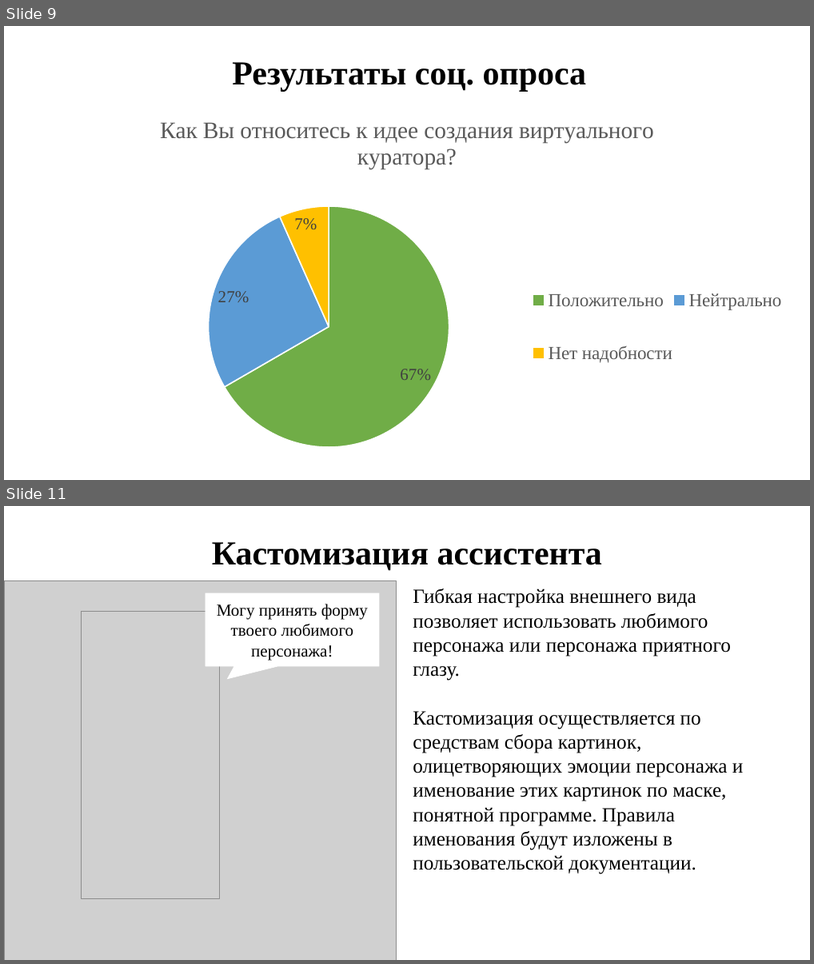
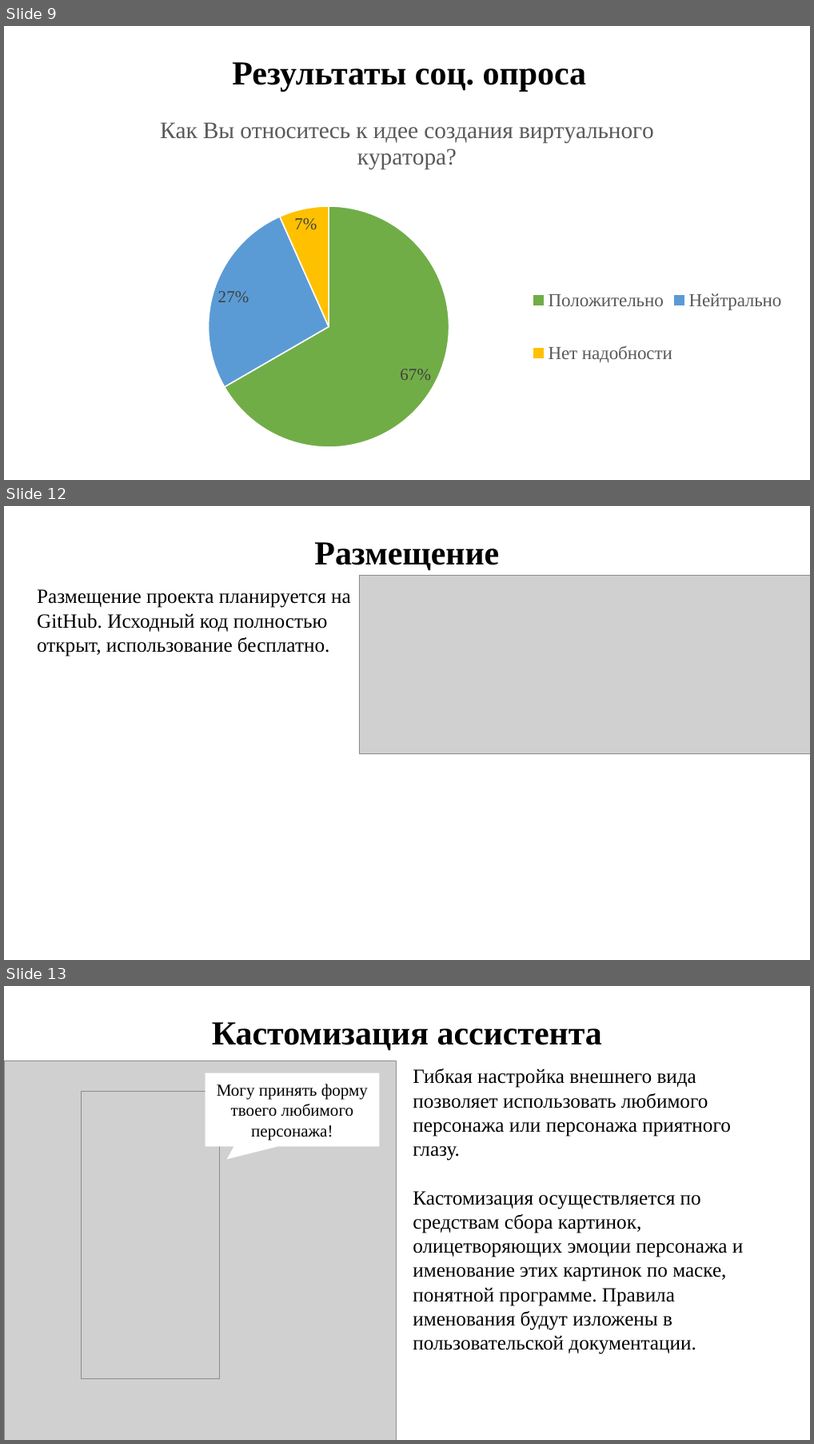
Before and after one commit to DronSyperlol/VirtualCurator, a slide deck: Docs/Куратор - виртуальный куратор.pptx. Shown one above the other, each under a label of ours: slides 9 and 11 before the commit, slides 9, 12 and 13 after it; the slides between them are not shown. The pictures are 814x964 and 814x1444 pixels, drawn with LibreOffice and Linux fonts; fonts in the diff are those of the drawing; grey boxes stand for pictures. Boxes give left, top, right and bottom in pixels: in the first picture for what was removed or moved away, otherwise in the second. Text is boxed around its words. In the diff, an @@ line names an element or a change of style, - is before the commit and + after.

```diff
--- a/Docs/Куратор - виртуальный куратор.pptx
+++ b/Docs/Куратор - виртуальный куратор.pptx
@@ slide 12 added at (4, 506, 810, 960), background #FFFFFF @@
@@ text added at (314, 542, 499, 571), 40 pt, text #000000, bold @@
+Размещение
@@ picture added at (359, 575, 810, 753) @@
@@ text added at (37, 589, 351, 656), 24 pt, text #000000 @@
+Размещение проекта планируется на GitHub. Исходный код полностью открыт, использование бесплатно.
@@ what was slide 11 is now slide 13 @@
```
Also in this commit, not shown: 1 slide changed, 1 other slide added.
